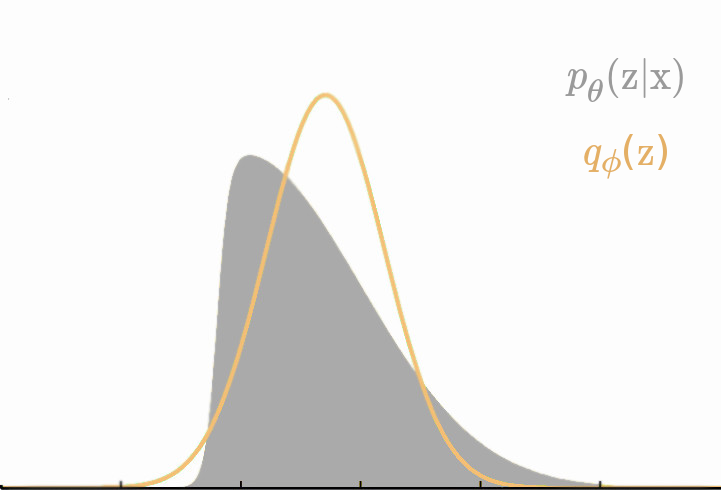
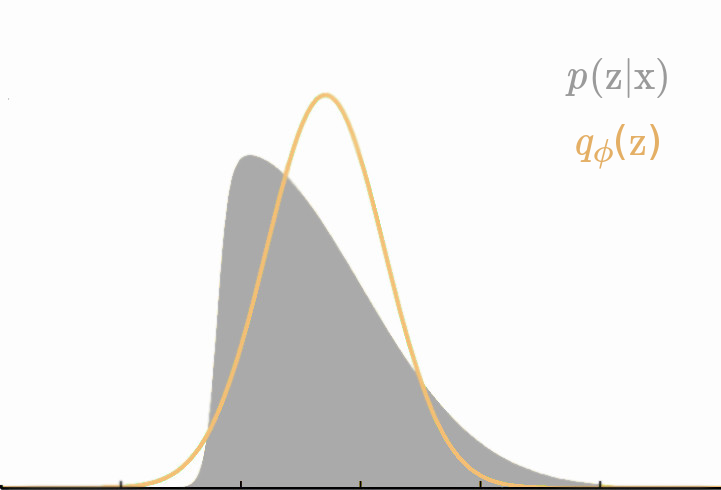
Two versions of the same layered image (721x490). Layer-by-layer changes:
renamed "pθ(z|x) ..." to "p(z|x) ...", painted on it over 576, 58, 683, 179
